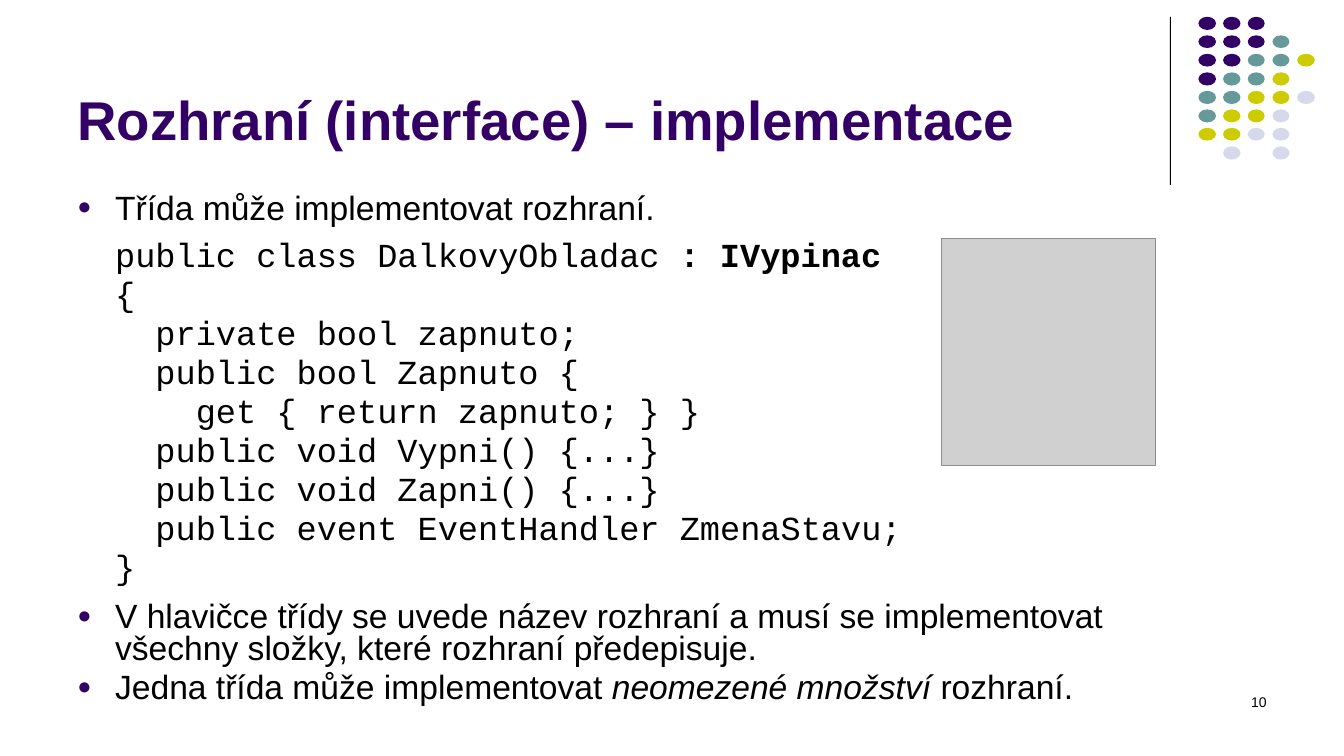
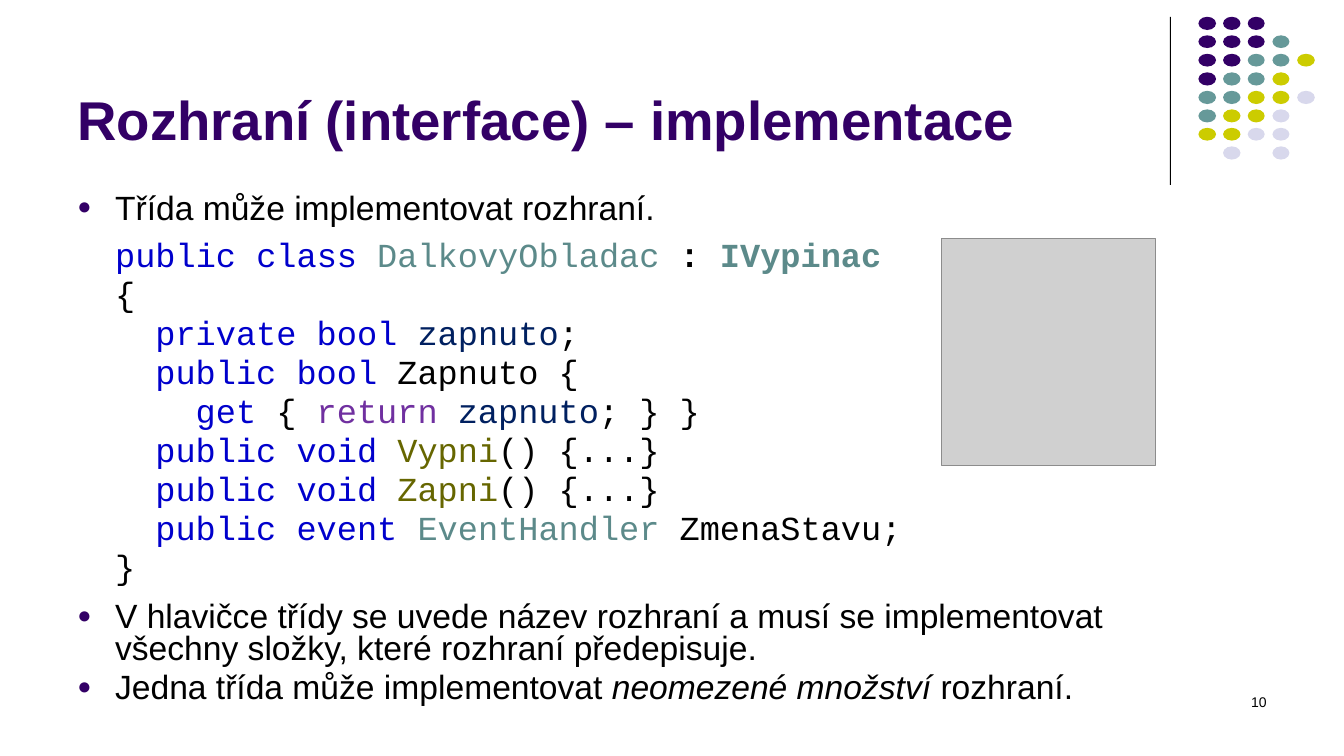
Before and after one commit to PetrVobornik/prednasky, a slide deck: slide 10 of Xamarin.Forms/01-OOP-a-NET/OOP-2-dedicnost.ppsx. Drawn at 1344x756 pixels with LibreOffice and Linux fonts; fonts in the diff are those of the drawing; grey boxes stand for pictures. Boxes give left, top, right and bottom in pixels: in the first picture for what was removed or moved away, otherwise in the second. Text is boxed around its words. In the diff, an @@ line names an element or a change of style, - is before the commit and + after.

```diff
--- a/Xamarin.Forms/01-OOP-a-NET/OOP-2-dedicnost.ppsx
+++ b/Xamarin.Forms/01-OOP-a-NET/OOP-2-dedicnost.ppsx
@@ text at (115, 243, 902, 547): text colour #000000 to #0000CC in "public class", "private bool", "public bool", "get" and 3 more places; text colour #000000 to #5C8A8A in "DalkovyObladac IVypinac", "EventHandler"; text colour #000000 to #002060 in "zapnuto;", "zapnuto;"; text colour #000000 to #7030A0 in "return"; text colour #000000 to #666600 in "Vypni()", "Zapni()" @@
```
Also in this commit, not shown: 10 other slides changed.
